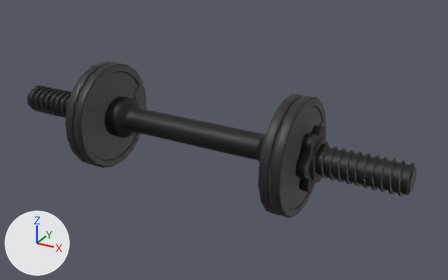
The Blender file Assets/dumbbell_3.75_s.blend: old version first, new version second.
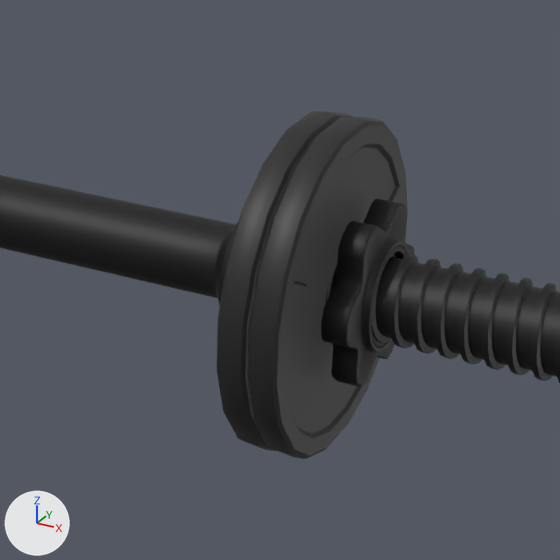
The first picture shows the older version from a 50 mm lens placed at (0.194, -0.314, 0.156), pointed at (0.017, 0.008, -0.004). The close-ups show both versions on the part from 40% to 85% of the width and 19% to 91% of the height of that picture; other places that the commit changed are outside them. The axes (+X, +Y, +Z) are drawn at lower left. The lights are the same throughout.

Names of what the first close-up shows: 'Dumbbell_Part_01', 'Dumbbell_Part_02', 'Dumbbell_Part_02.001', 'Dumbbell_Part_04'.
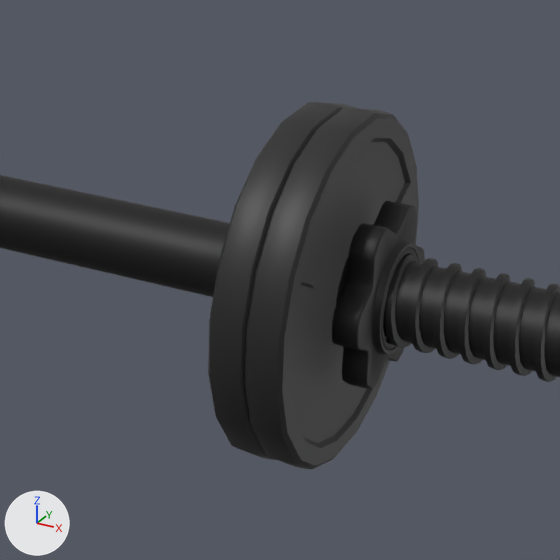
Where the change shows, as pixel boxes [x1, y1, x2, y2] in the close-ups (560 x 560 px):
'Dumbbell_Part_02.001', mesh rescaled, moved (9% wider): before [248, 117, 408, 459]; after [244, 108, 419, 469]
'Dumbbell_Part_01', rescaled: before [0, 175, 560, 383]; after [0, 175, 560, 382]
'Dumbbell_Part_02', mesh rescaled (8% wider): before [216, 111, 353, 451]; after [208, 102, 356, 460]
'Dumbbell_Part_04', moved: before [321, 199, 414, 387]; after [332, 201, 425, 389]

The change, as a diff of the scene's bpy script:
```diff
--- a/Assets/dumbbell_3.75_s.blend.py
+++ b/Assets/dumbbell_3.75_s.blend.py
@@ me_scene_002 @@
 me_scene_002.from_pydata(...)  # 1334 vertices, 2668 faces; spans x -2.24..2.23, y -4.54..-3.41, z -2.45..2.45
 # used by ob_dumbbell_part_04; parent = ob_dumbbell; location = (11.24, 0.0, 0.0); rotation_euler = (0.0, 0.0, -1.571), in degrees (0, 0, -90); scale = (0.802, 0.802, 0.802)
+# me_scene_002 part 1: the whole mesh is moved by (0.0, 0.36, 0.0)
 me_scene_002.materials.append(mat_black_001)
@@ me_scene_001 @@
 me_scene_001.from_pydata(...)  # 448 vertices, 896 faces; spans x -4.83..5.03, y 0.37..1.23, z -5.02..5.02
 # used by ob_dumbbell_part_02_001; parent = ob_dumbbell_001; location = (6.652, 0.0, 0.0); rotation_euler = (0.0, 0.0, -1.571), in degrees (0, 0, -90); scale = (0.731, 0.731, 0.731)
+# me_scene_001 part 3: the whole mesh is scaled about its middle by (1.05, 1.29, 1.05), then moved by (0.0, -0.93, 0.0)
 me_scene_001.materials.append(mat_material_001)
@@ me_scene_007 @@
 me_scene_007.from_pydata(...)  # 448 vertices, 896 faces; spans x -4.83..5.03, y -0.56..0.3, z -5.02..5.02
 # used by ob_dumbbell_part_02; parent = ob_dumbbell; location = (6.652, 0.0, 0.0); rotation_euler = (0.0, 0.0, -1.571), in degrees (0, 0, -90); scale = (0.731, 0.731, 0.731)
+# me_scene_007 part 2: the whole mesh is scaled about its middle by (1.05, 1.29, 1.05)
 me_scene_007.materials.append(mat_material_002)
@@ ob_dumbbell_part_04 @@
 ob_dumbbell_part_04.parent = ob_dumbbell
-ob_dumbbell_part_04.location = (11.24, 0.0, 0.0)
+ob_dumbbell_part_04.location = (11.18, 0.0, 0.0)
 ob_dumbbell_part_04.rotation_euler = (0.0, 0.0, -1.571)  # degrees (0, 0, -90)
@@ ob_dumbbell_part_02_001 @@
 ob_dumbbell_part_02_001.parent = ob_dumbbell_001
-ob_dumbbell_part_02_001.location = (6.652, 0.0, 0.0)
+ob_dumbbell_part_02_001.location = (7.435, 0.0, 0.0)
 ob_dumbbell_part_02_001.rotation_euler = (0.0, 0.0, -1.571)  # degrees (0, 0, -90)
@@ ob_dumbbell_part_01 @@
 ob_dumbbell_part_01.location = (0.0, 0.0, 0.0)
-ob_dumbbell_part_01.scale = (0.804, 0.699, 0.752)
+ob_dumbbell_part_01.scale = (0.844, 0.699, 0.752)
```
